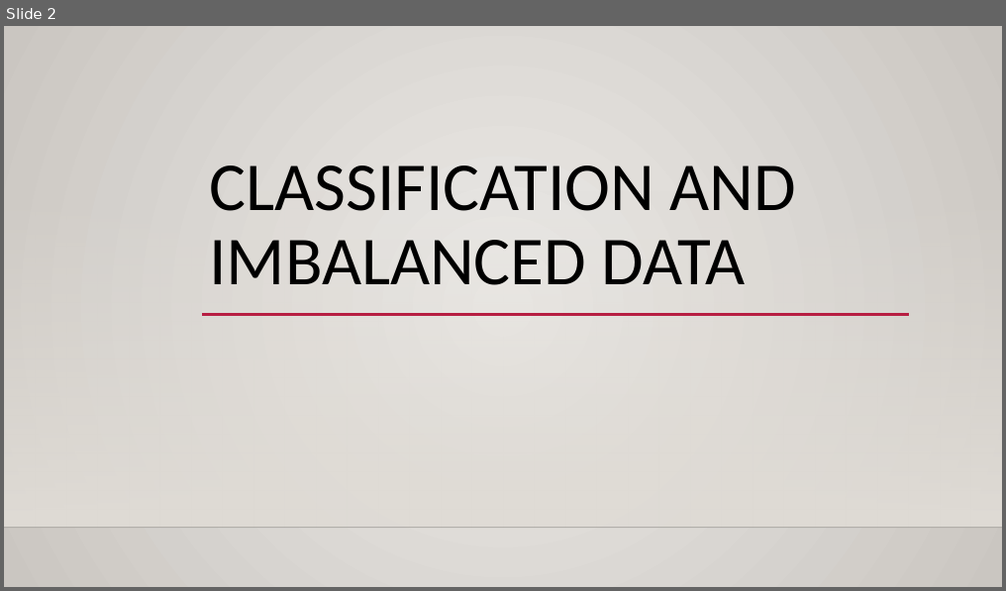
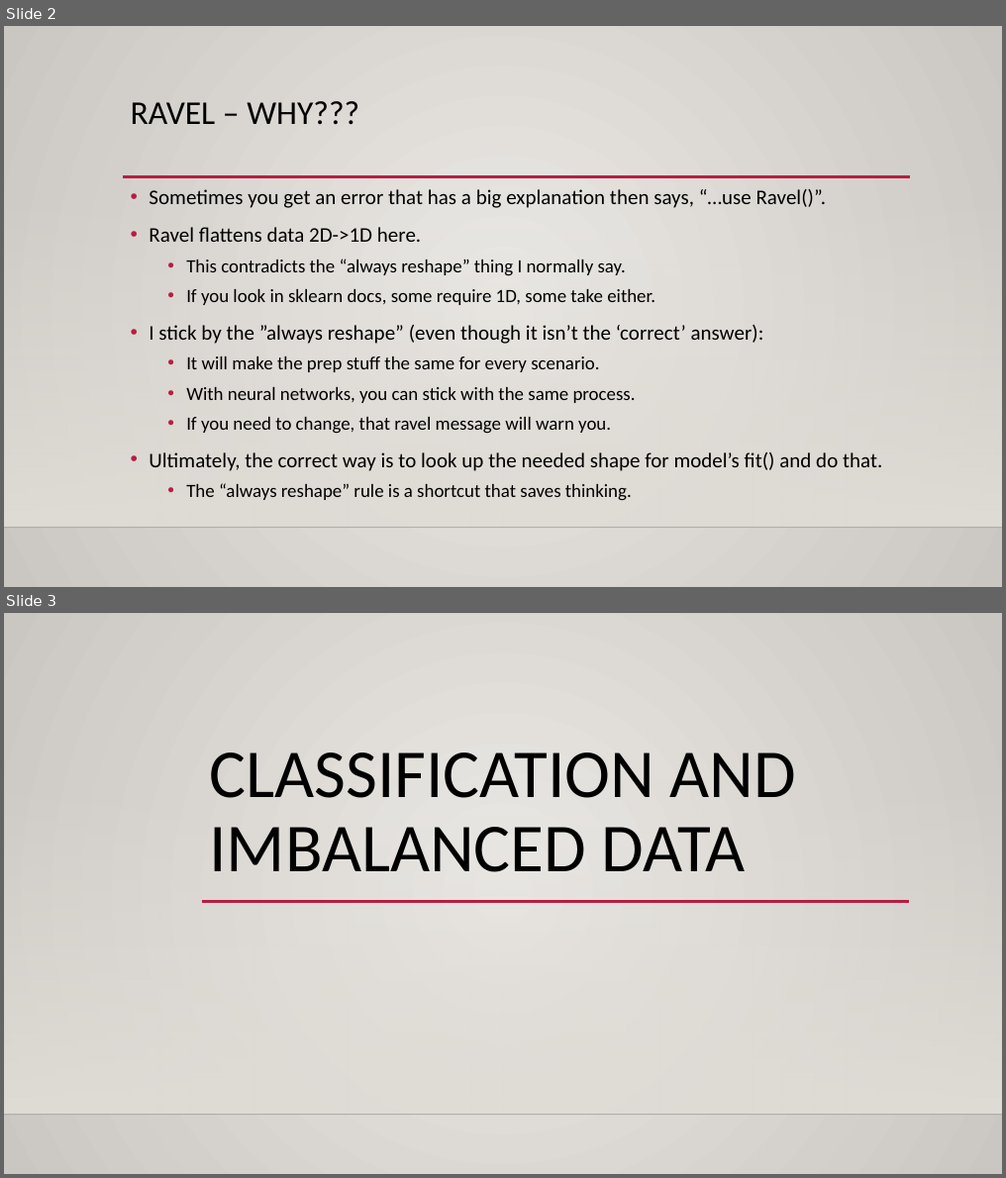
Before and after one commit to AkeemSemperDataScience/Basic_Stats_in_Python_Student_Repository, a slide deck: reference_material/slides/024_log_reg_2.pptx. Shown one above the other, each under a label of ours: slide 2 before the commit, slides 2 and 3 after it. The pictures are 1006x591 and 1006x1178 pixels, drawn with LibreOffice and Linux fonts; fonts in the diff are those of the drawing; background and template pictures are left out. Boxes give left, top, right and bottom in pixels: in the first picture for what was removed or moved away, otherwise in the second. Text is boxed around its words. In the diff, an @@ line names an element or a change of style, - is before the commit and + after.

```diff
--- a/reference_material/slides/024_log_reg_2.pptx
+++ b/reference_material/slides/024_log_reg_2.pptx
@@ slide 2 added at (4, 26, 1002, 587), background gradient #ECEAE7 to #CAC7C1; not listed: 2 template elements that a slide beside it also shows @@
@@ title added at (131, 101, 359, 124), 32 pt, text #000000 @@
+RAVEL – WHY???
@@ line added from (123, 177) to (910, 177), #B71E42 2.5 pt @@
@@ text added at (149, 189, 882, 501), 18 pt, text #000000 @@
+• Sometimes you get an error that has a big explanation then says, “…use Ravel()”.
+• Ravel flattens data 2D->1D here.
+  • This contradicts the “always reshape” thing I normally say.
+  • If you look in sklearn docs, some require 1D, some take either.
+• I stick by the ”always reshape” (even though it isn’t the ‘correct’ answer):
+  • It will make the prep stuff the same for every scenario.
+  • With neural networks, you can stick with the same process.
+  • If you need to change, that ravel message will warn you.
+• Ultimately, the correct way is to look up the needed shape for model’s fit() and do that.
+  • The “always reshape” rule is a shortcut that saves thinking.
@@ what was slide 2 is now slide 3 @@
```
Also in this commit, not shown: 15 slides changed, 22 other slides added, 1 slide removed, 3 other files.
